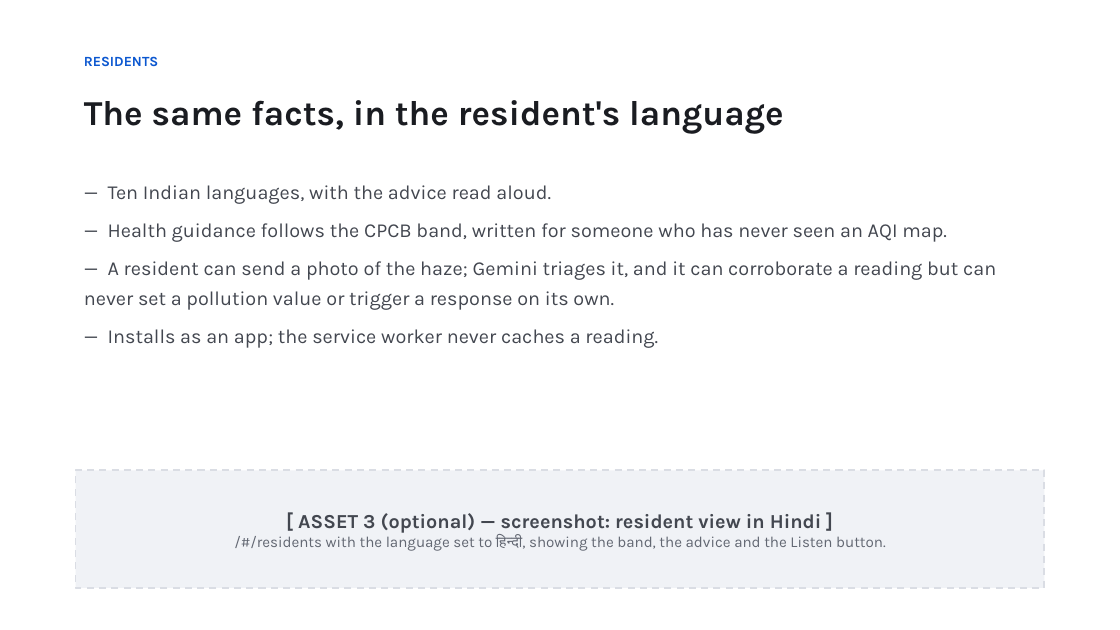
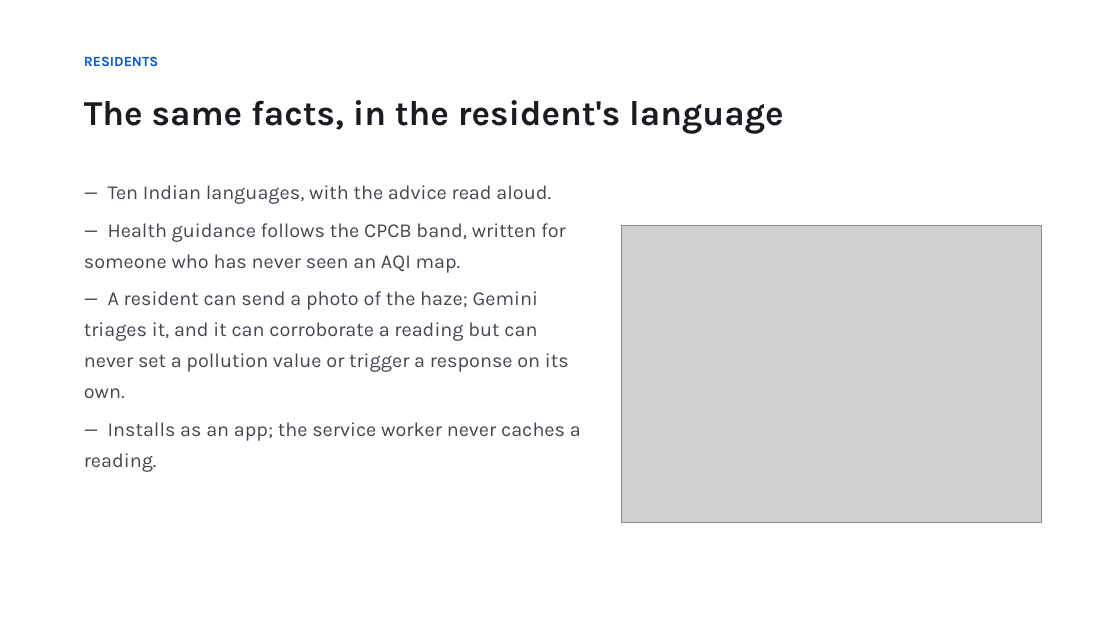
Before and after one commit to DevVaradPatil/vayusetu, a slide deck: slide 10 of docs/VayuSetu.pptx. Drawn at 1120x630 pixels with LibreOffice and Linux fonts; fonts in the diff are those of the drawing; grey boxes stand for pictures. Boxes give left, top, right and bottom in pixels: in the first picture for what was removed or moved away, otherwise in the second. Text is boxed around its words. In the diff, an @@ line names an element or a change of style, - is before the commit and + after.

```diff
--- a/docs/VayuSetu.pptx
+++ b/docs/VayuSetu.pptx
@@ text "— Ten Indian languages, with ..." rewrapped from [84, 185, 996, 348] to [84, 185, 581, 472] @@
@@ picture added at [622, 225, 1042, 523] @@
@@ rectangle removed at [76, 471, 1044, 588] @@
-[ ASSET 3 (optional) — screenshot: resident view in Hindi ]
-/#/residents with the language set to हिन्दी, showing the band, the advice and the Listen button.
```
Also in this commit, not shown: 2 other slides changed, 7 other files.
